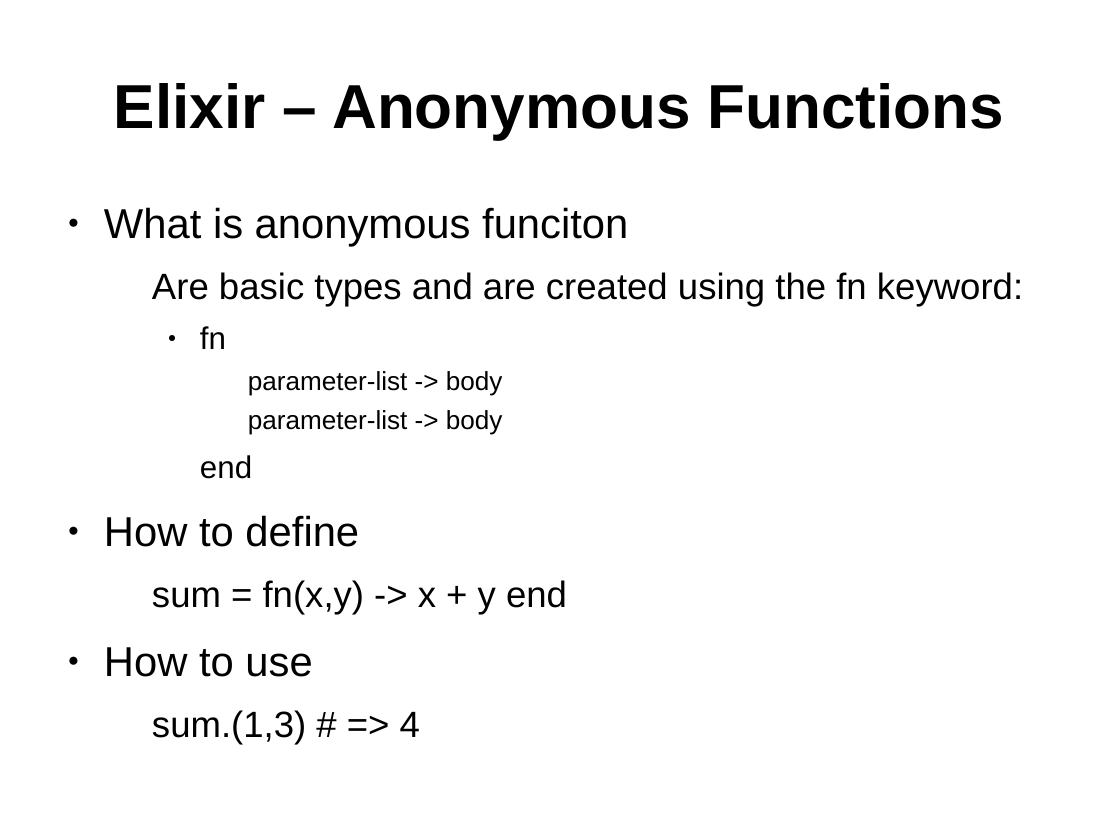
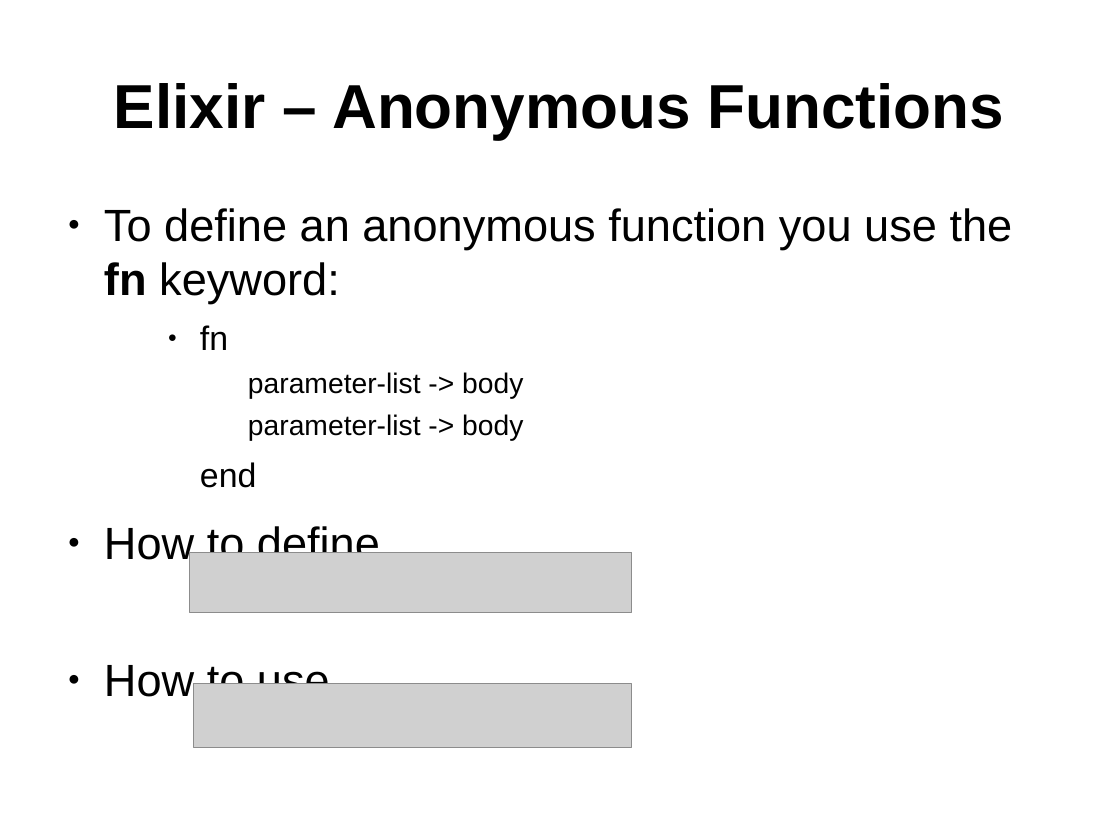
Before and after one commit to ramortegui/talks, a slide deck: slide 4 of elixir-basics-2.odp (slide 6 before the commit). Drawn at 1120x840 pixels with LibreOffice and Linux fonts; fonts in the diff are those of the drawing; grey boxes stand for pictures. Boxes give left, top, right and bottom in pixels: in the first picture for what was removed or moved away, otherwise in the second. Text is boxed around its words. In the diff, an @@ line names an element or a change of style, - is before the commit and + after.

Commit message:
Update agenda, add content for named,and anonymous functions.

```diff
--- a/elixir-basics-2.odp
+++ b/elixir-basics-2.odp
@@ text at bbox=[104, 208, 1013, 304]: text changed; size 25.9 to 32 pt @@
-● What is anonymous funciton
-  Are basic types and are created using the fn keyword:
+● To define an anonymous function you use the fn keyword:
@@ text at bbox=[104, 325, 523, 705]: size 22.2 to 24 pt in "fn", "end"; size 18.5 to 20 pt in "parameter-list -> body", "parameter-list -> body"; size 29.6 to 32 pt in "How to define", "How to use" @@
@@ picture added at bbox=[190, 552, 632, 612] @@
@@ text at bbox=[152, 580, 567, 614]: paragraph removed @@
-  sum = fn(x,y) -> x + y end
@@ picture added at bbox=[194, 684, 632, 747] @@
@@ text at bbox=[152, 710, 420, 744]: paragraph removed @@
-  sum.(1,3) # => 4
```
Also in this commit, not shown: 4 other slides changed, 10 slides added, 2 slides removed.
